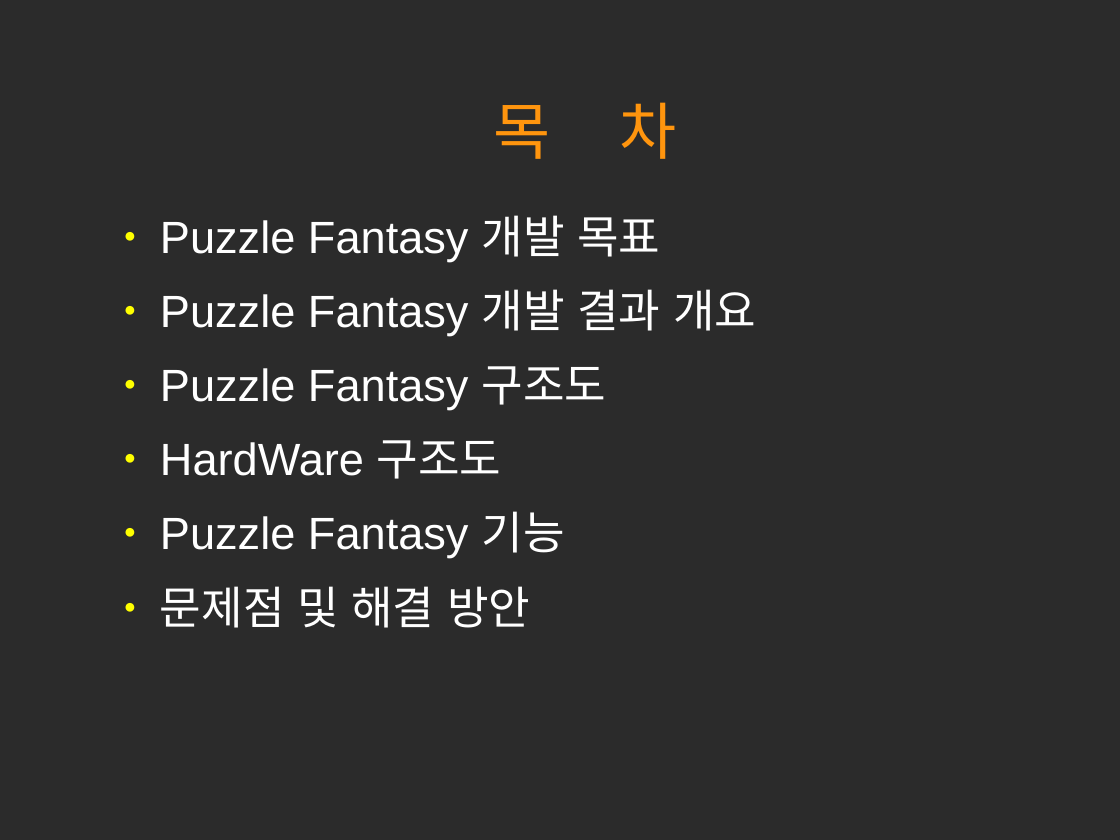
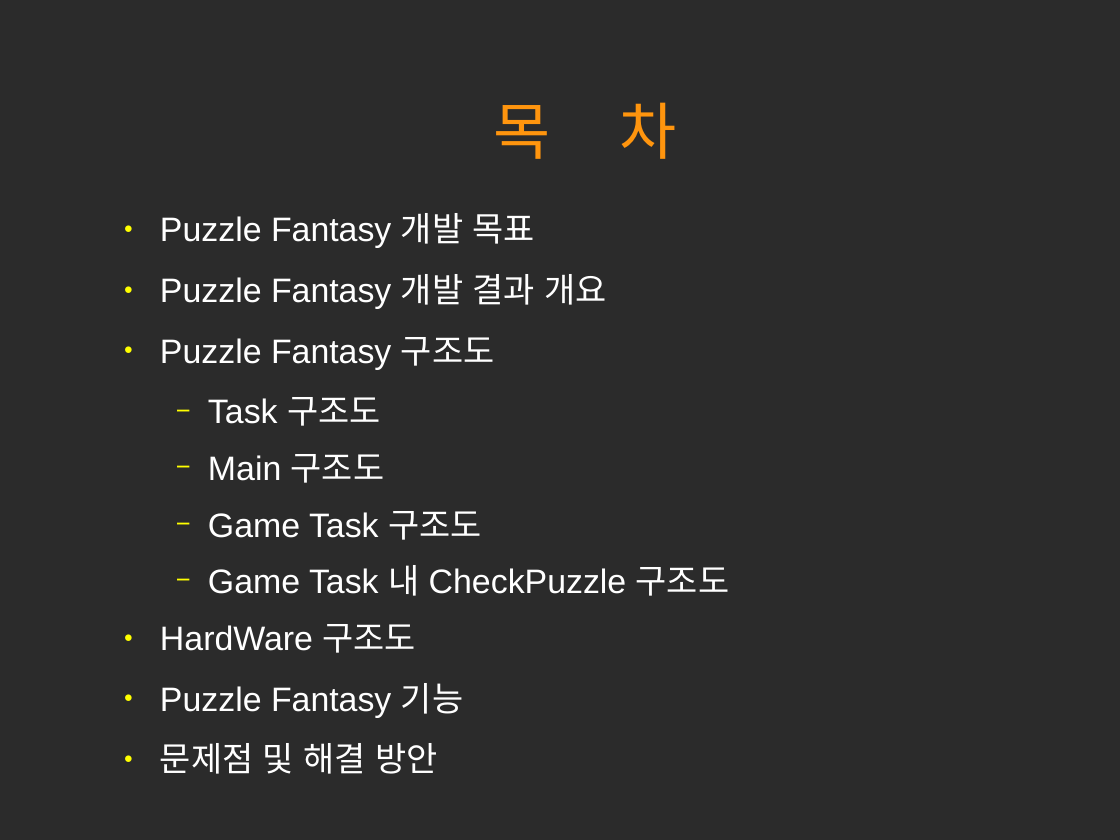
Before and after one commit to hl1itj/Team3, a slide deck: slide 2 of doc/term project 발표자료.odp. Drawn at 1120x840 pixels with LibreOffice and Linux fonts; fonts in the diff are those of the drawing; background and template pictures are left out; a plain dark background stands for a picture behind light text. Boxes give left, top, right and bottom in pixels: in the first picture for what was removed or moved away, otherwise in the second. Text is boxed around its words. In the diff, an @@ line names an element or a change of style, - is before the commit and + after.

```diff
--- a/doc/term project 발표자료.odp
+++ b/doc/term project 발표자료.odp
@@ text at (160, 213, 606, 774): size 32 to 24 pt in "Puzzle Fantasy 개발 목표", "Puzzle Fantasy 개발 결과 개요", "Puzzle Fantasy 구조도", "HardWare 구조도" and 2 more places @@
@@ text at (208, 397, 729, 596): paragraphs added @@
+  − Task 구조도
+  − Main 구조도
+  − Game Task 구조도
+  − Game Task 내 CheckPuzzle 구조도
```
Also in this commit, not shown: 4 other slides changed, 3 slides added, 3 other files.
